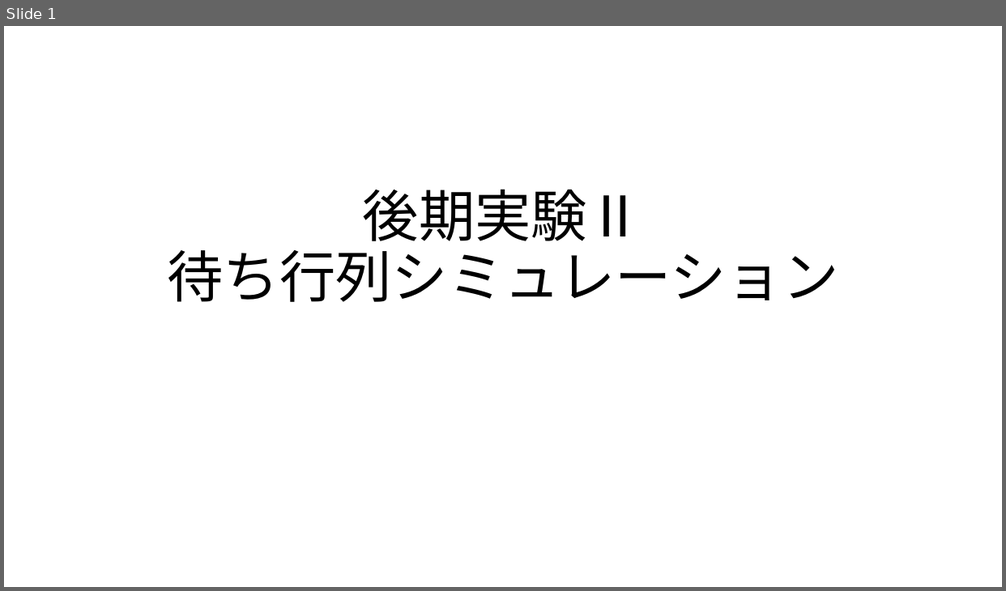
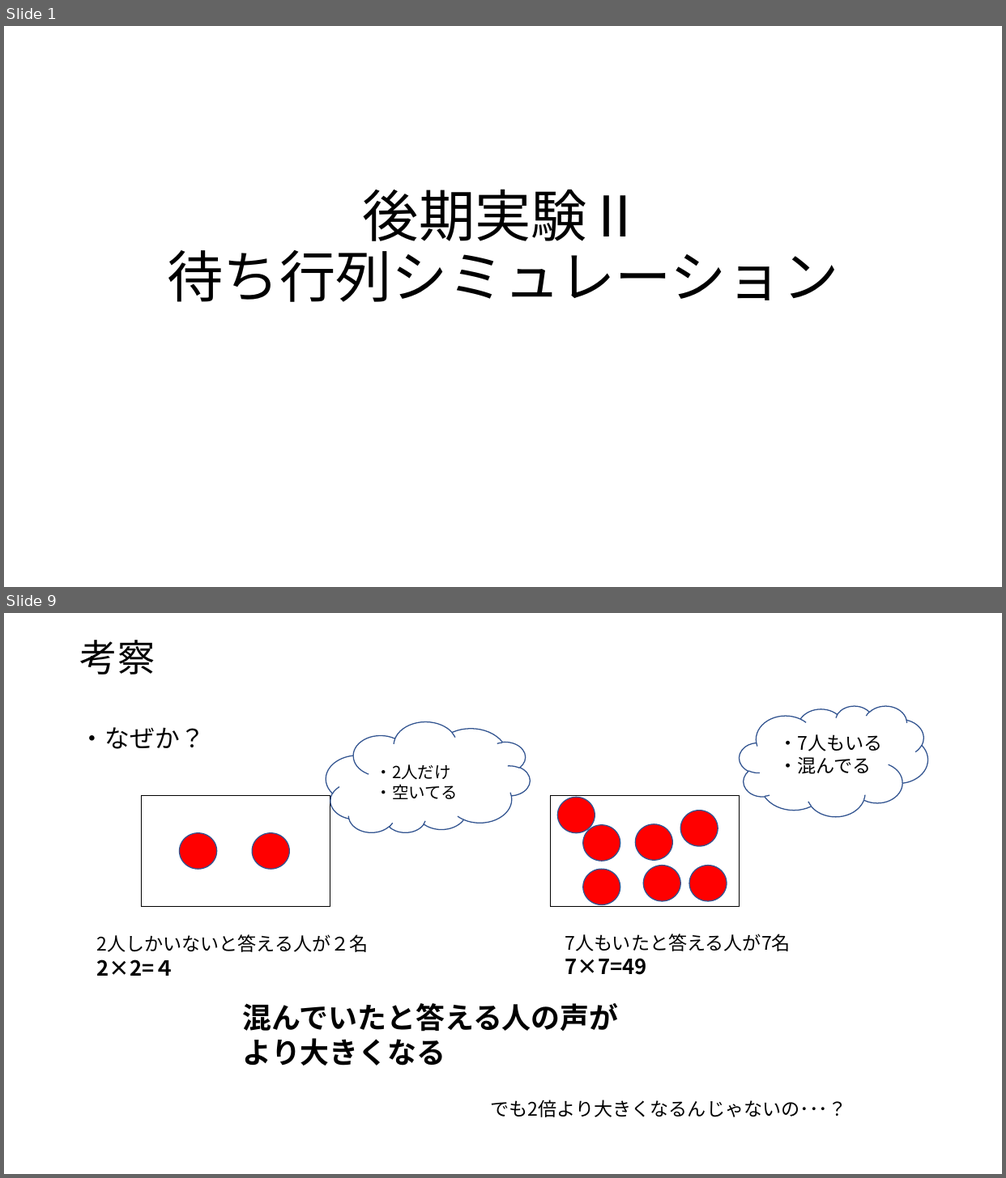
Before and after one commit to kamase14/jikken_2, a slide deck: slide.pptx. Shown one above the other, each under a label of ours: slide 1 before the commit, slides 1 and 9 after it; the slides between them are not shown. The pictures are 1006x591 and 1006x1178 pixels, drawn with LibreOffice and Linux fonts; fonts in the diff are those of the drawing. Boxes give left, top, right and bottom in pixels: in the first picture for what was removed or moved away, otherwise in the second. Text is boxed around its words. In the diff, an @@ line names an element or a change of style, - is before the commit and + after.

```diff
--- a/slide.pptx
+++ b/slide.pptx
@@ slide 9 added at box(4, 613, 1002, 1174), background #FFFFFF @@
@@ title added at box(80, 640, 155, 675), 36 pt, text #000000 @@
+考察
@@ cloud added at box(739, 706, 928, 816), outline #325491 1 pt @@
@@ text added at box(73, 722, 226, 758), outline #FFFFFF 0.75 pt, 24 pt, text #000000 @@
+・なぜか？
@@ cloud added at box(326, 722, 530, 833), outline #325491 1 pt @@
@@ text added at box(779, 735, 883, 774), 18 pt, text #000000 @@
+・7人もいる
+・混んでる
@@ text added at box(376, 764, 458, 799), 16 pt, text #000000 @@
+・2人だけ
+・空いてる
@@ rectangle added at box(141, 796, 330, 906), fill #FFFFFF, outline #000000 1 pt @@
@@ rectangle added at box(551, 796, 739, 906), outline #000000 1 pt @@
@@ ellipse added at box(558, 797, 595, 833), fill #FF0000, outline #325491 1 pt @@
@@ ellipse added at box(583, 825, 621, 861), fill #FF0000, outline #325491 1 pt @@
@@ ellipse added at box(635, 824, 672, 860), fill #FF0000, outline #325491 1 pt @@
@@ ellipse added at box(681, 811, 718, 846), fill #FF0000, outline #325491 1 pt @@
@@ ellipse added at box(179, 833, 216, 869), fill #FF0000, outline #325491 1 pt @@
@@ ellipse added at box(252, 833, 289, 869), fill #FF0000, outline #325491 1 pt @@
@@ ellipse added at box(583, 869, 621, 905), fill #FF0000, outline #325491 1 pt @@
@@ ellipse added at box(643, 865, 681, 901), fill #FF0000, outline #325491 1 pt @@
@@ ellipse added at box(690, 865, 727, 901), fill #FF0000, outline #325491 1 pt @@
@@ text added at box(96, 935, 368, 976), 18 pt, text #000000 @@
+2人しかいないと答える人が２名
+2×2=４
@@ text added at box(565, 934, 791, 975), 18 pt, text #000000 @@
+7人もいたと答える人が7名
+7×7=49
@@ text added at box(243, 1003, 619, 1066), 28 pt, text #000000, bold @@
+混んでいたと答える人の声がより大きくなる
@@ text added at box(491, 1100, 847, 1118), 18 pt, text #000000 @@
+でも2倍より大きくなるんじゃないの･･･？
```
Also in this commit, not shown: 4 slides changed, 7 other slides added, 4 slides removed.
